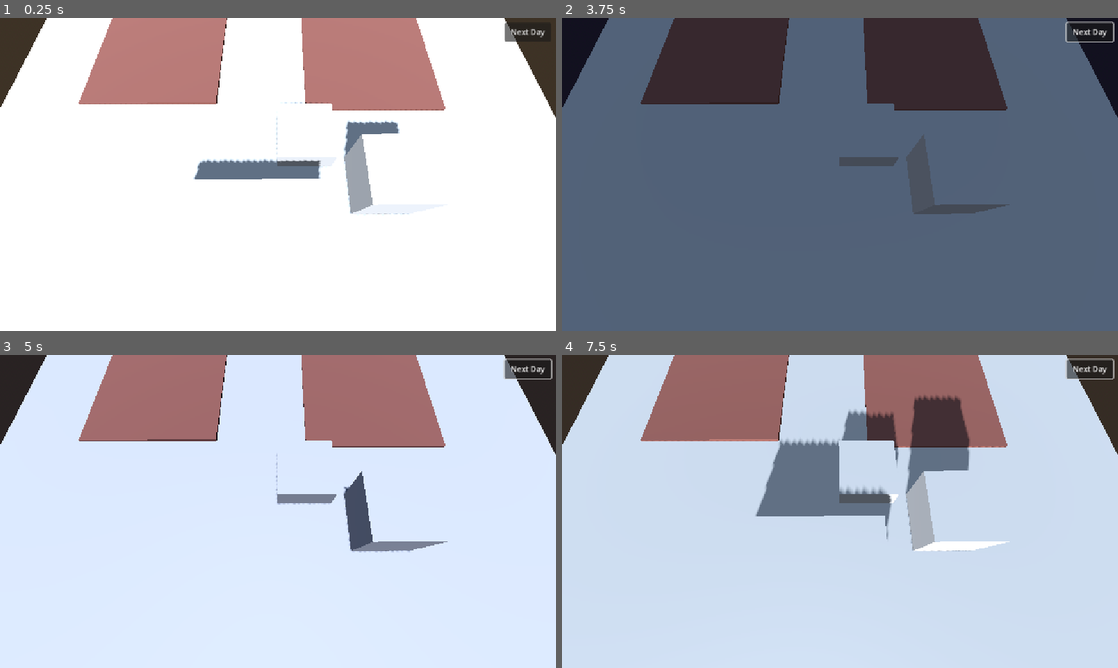
Above: before the commit, frames 1-4 (two rows, left to right).
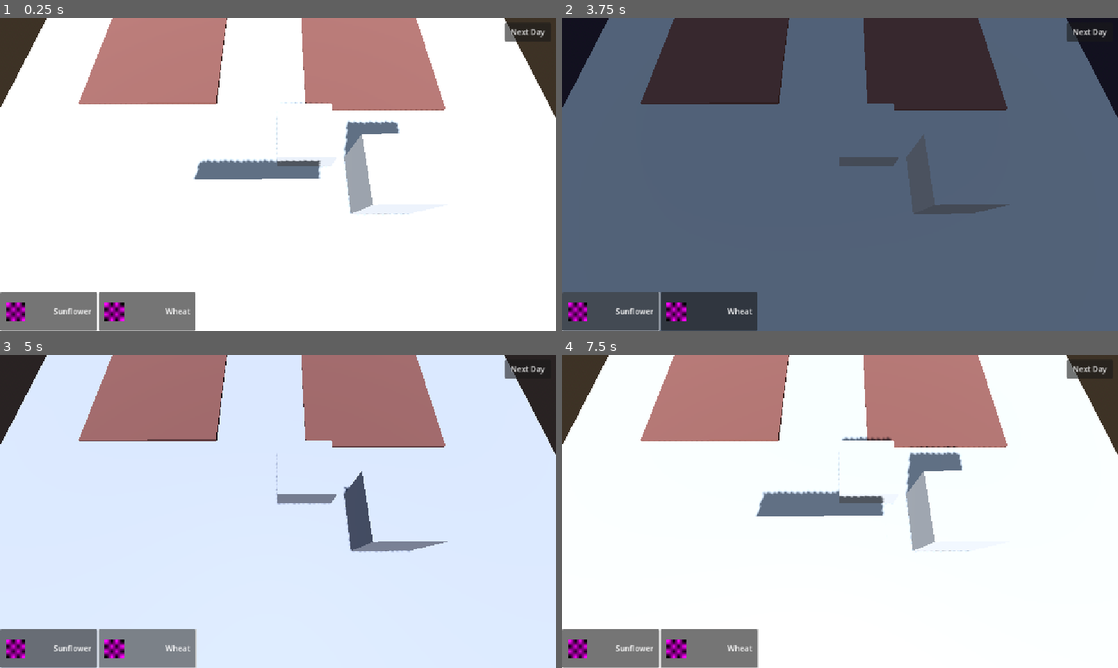
Above: after the commit, the same moments.

Repository: ToBinio/secrets-of-soil
Game: Godot game, scene res://scenes/main.tscn
Same seed, same stepped clock (60 frames per second), same inputs: the game is played once before the commit and once after it.
Inputs (mouse positions are in pixels of both pictures, inside the frame that each line leads up to):
- Up to frame 1 (0.25 s): no input
- Up to frame 2 (3.75 s): click (612, 312) at 0.5 s, where only the run after the commit has a clickable "Sunflower"; click (706, 312) at 1.25 s, where only the run after the commit has a clickable "Wheat"; click "Next Day" at 2 s; click "Next Day" at 2.75 s; click (612, 312) at 3.5 s, where only the run after the commit has a clickable "Sunflower"
- Up to frame 3 (5 s): click (144, 649) at 4.25 s, where only the run after the commit has a clickable "Wheat"
- Up to frame 4 (7.5 s): click "Next Day" at 5 s; click (612, 649) at 5.75 s, where only the run after the commit has a clickable "Sunflower"; click (706, 649) at 6.5 s, where only the run after the commit has a clickable "Wheat"; tap Enter at 7.25 s; move the mouse to (962, 495) at 7.27 s; click (962, 495) at 7.42 s

The runs differ from the first frame. In frame 1, 4.3% of the frame differs, in the area x 0-36%, y 87-100%; in frame 2, 4.5%; in frame 3, 4.5%; in frame 4, 94%, in the area x 0-100%, y 0-100%.

Commit message:
make it possible to select a plant to place

Diff:
--- a/project.godot
+++ b/project.godot
@@ -17,12 +17,22 @@
 
 [autoload]
 
-Global="*res://scripts/autoloads/global.gd"
+Global="*res://scenes/autoloads/global.tscn"
 
 [display]
 
 window/stretch/mode="canvas_items"
 
+[file_customization]
+
+folder_colors={
+"res://assets/": "green",
+"res://assets/plants/": "teal",
+"res://scenes/": "purple",
+"res://scenes/plants/": "blue",
+"res://scripts/": "red"
+}
+
 [rendering]
 
 renderer/rendering_method="gl_compatibility"
--- /dev/null
+++ b/scenes/autoloads/global.tscn
@@ -0,0 +1,15 @@
+[gd_scene load_steps=7 format=3 uid="uid://bybivuxciy03"]
+
+[ext_resource type="Script" uid="uid://csdy82sgjaft3" path="res://scripts/autoloads/global.gd" id="1_fg6a1"]
+[ext_resource type="Script" uid="uid://c2qk2325ok2gv" path="res://scripts/resources/plant_resource.gd" id="2_vskmb"]
+[ext_resource type="Resource" uid="uid://c85nr0tqy0565" path="res://scripts/resources/plants/sunflower.tres" id="3_c7w40"]
+[ext_resource type="Resource" uid="uid://dl5fl0mgy1sor" path="res://scripts/resources/plants/wheat.tres" id="4_ew72y"]
+[ext_resource type="PackedScene" uid="uid://bfvklom7mvg26" path="res://scenes/plants/sunflower.tscn" id="4_j540c"]
+[ext_resource type="PackedScene" uid="uid://kukoxvnrq6e5" path="res://scenes/plants/wheat.tscn" id="6_uckhh"]
+
+[node name="Global" type="Node"]
+script = ExtResource("1_fg6a1")
+plants = Dictionary[ExtResource("2_vskmb"), PackedScene]({
+ExtResource("3_c7w40"): ExtResource("4_j540c"),
+ExtResource("4_ew72y"): ExtResource("6_uckhh")
+})
--- a/scenes/main.tscn
+++ b/scenes/main.tscn
@@ -1,10 +1,11 @@
-[gd_scene load_steps=12 format=3 uid="uid://c4l41075qhjsw"]
+[gd_scene load_steps=13 format=3 uid="uid://c4l41075qhjsw"]
 
 [ext_resource type="Script" uid="uid://ck4nxaeidpcxl" path="res://scripts/camera.gd" id="1_0wfyh"]
 [ext_resource type="PackedScene" uid="uid://22wsbw7e8njp" path="res://scenes/world.tscn" id="1_o5qli"]
 [ext_resource type="Script" uid="uid://c41htxxbt565f" path="res://scripts/environment.gd" id="1_tbgi4"]
-[ext_resource type="Script" uid="uid://cb4ftraq7hg1l" path="res://scripts/next_day.gd" id="2_jyhfs"]
-[ext_resource type="PackedScene" uid="uid://cec3esephtkpq" path="res://scenes/info.tscn" id="3_sugp2"]
+[ext_resource type="Script" uid="uid://cb4ftraq7hg1l" path="res://scripts/ui/next_day.gd" id="2_jyhfs"]
+[ext_resource type="PackedScene" uid="uid://cec3esephtkpq" path="res://scenes/ui/info.tscn" id="3_sugp2"]
+[ext_resource type="PackedScene" uid="uid://cheyy73j6p542" path="res://scenes/ui/plant_list.tscn" id="4_tefeu"]
 
 [sub_resource type="Animation" id="Animation_sugp2"]
 resource_name = "DayNightCycle"
@@ -192,6 +193,8 @@
 
 [node name="Info" parent="Ui" instance=ExtResource("3_sugp2")]
 
+[node name="PlantSelector" parent="Ui" instance=ExtResource("4_tefeu")]
+
 [node name="Camera3D" type="Camera3D" parent="."]
 transform = Transform3D(1, 0, 0, 0, 0.32608, 0.945342, 0, -0.945342, 0.32608, 0.131146, 6.20349, 7.31348)
 script = ExtResource("1_0wfyh")
--- a/scenes/info.tscn
+++ b/scenes/ui/info.tscn
@@ -1,6 +1,6 @@
 [gd_scene load_steps=7 format=3 uid="uid://cec3esephtkpq"]
 
-[ext_resource type="Script" uid="uid://rv4c16td201r" path="res://scenes/info.gd" id="1_6cmwp"]
+[ext_resource type="Script" uid="uid://rv4c16td201r" path="res://scripts/ui/info.gd" id="1_6cmwp"]
 
 [sub_resource type="Animation" id="Animation_kin2u"]
 length = 0.001
--- /dev/null
+++ b/scenes/ui/plant_list.tscn
@@ -0,0 +1,31 @@
+[gd_scene load_steps=3 format=3 uid="uid://cheyy73j6p542"]
+
+[ext_resource type="Script" uid="uid://dc2jotto6mjxq" path="res://scripts/ui/plant_list.gd" id="1_n7jw7"]
+[ext_resource type="PackedScene" uid="uid://drq48tovhsxqs" path="res://scenes/ui/plant_selection.tscn" id="2_ryk2w"]
+
+[node name="PlantList" type="Control"]
+layout_mode = 3
+anchors_preset = 15
+anchor_right = 1.0
+anchor_bottom = 1.0
+grow_horizontal = 2
+grow_vertical = 2
+mouse_filter = 2
+script = ExtResource("1_n7jw7")
+plant_container = ExtResource("2_ryk2w")
+
+[node name="ScrollContainer" type="ScrollContainer" parent="."]
+layout_mode = 1
+anchors_preset = 12
+anchor_top = 1.0
+anchor_right = 1.0
+anchor_bottom = 1.0
+offset_top = -81.0
+offset_bottom = -1.0
+grow_horizontal = 2
+grow_vertical = 0
+
+[node name="HBoxContainer" type="HBoxContainer" parent="ScrollContainer"]
+layout_mode = 2
+size_flags_horizontal = 3
+size_flags_vertical = 3
--- /dev/null
+++ b/scenes/ui/plant_selection.tscn
@@ -0,0 +1,39 @@
+[gd_scene load_steps=3 format=3 uid="uid://drq48tovhsxqs"]
+
+[ext_resource type="Script" uid="uid://ihbn2sth3yml" path="res://scripts/ui/plant_selection.gd" id="1_i7dau"]
+
+[sub_resource type="PlaceholderTexture2D" id="PlaceholderTexture2D_q1j3t"]
+
+[node name="Panel" type="Button"]
+custom_minimum_size = Vector2(200, 80)
+script = ExtResource("1_i7dau")
+
+[node name="TextureRect" type="TextureRect" parent="."]
+layout_mode = 1
+anchors_preset = 4
+anchor_top = 0.5
+anchor_bottom = 0.5
+offset_left = 12.0
+offset_top = -19.5
+offset_right = 52.0
+offset_bottom = 20.5
+grow_vertical = 2
+texture = SubResource("PlaceholderTexture2D_q1j3t")
+
+[node name="Label" type="Label" parent="."]
+layout_mode = 1
+anchors_preset = 6
+anchor_left = 1.0
+anchor_top = 0.5
+anchor_right = 1.0
+anchor_bottom = 0.5
+offset_left = -111.0
+offset_top = -11.5
+offset_right = -11.0
+offset_bottom = 11.5
+grow_horizontal = 0
+grow_vertical = 2
+text = "Plant name"
+horizontal_alignment = 2
+
+[connection signal="pressed" from="." to="." method="_on_pressed"]
--- a/scenes/world.tscn
+++ b/scenes/world.tscn
@@ -1,8 +1,6 @@
-[gd_scene load_steps=4 format=3 uid="uid://22wsbw7e8njp"]
+[gd_scene load_steps=2 format=3 uid="uid://22wsbw7e8njp"]
 
 [ext_resource type="PackedScene" uid="uid://dpg1chidhkvy3" path="res://scenes/field.tscn" id="1_nnsk1"]
-[ext_resource type="PackedScene" uid="uid://bfvklom7mvg26" path="res://scenes/plants/sunflower.tscn" id="2_4wyf3"]
-[ext_resource type="PackedScene" uid="uid://kukoxvnrq6e5" path="res://scenes/plants/wheat.tscn" id="2_rwgxs"]
 
 [node name="World" type="Node3D"]
 
@@ -24,10 +22,8 @@
 
 [node name="WettField" parent="." instance=ExtResource("1_nnsk1")]
 transform = Transform3D(1, 0, 0, 0, 1, 0, 0, 0, 1, 3.62593, 0, 0.209657)
-scene = ExtResource("2_4wyf3")
 water_level = 1.0
 
 [node name="DryField" parent="." instance=ExtResource("1_nnsk1")]
 transform = Transform3D(0.999967, -0.00658729, -0.00470822, 0.00660634, 0.99997, 0.00404536, 0.00468144, -0.00407632, 0.999981, -4.61696, 2.38419e-07, -0.0732009)
-scene = ExtResource("2_rwgxs")
 water_level = 0.5
--- a/scripts/autoloads/global.gd
+++ b/scripts/autoloads/global.gd
@@ -2,9 +2,18 @@
 
 signal on_plant_show(plant: PlantResource)
 signal on_next_day(plant: PlantResource)
+
+@export var plants: Dictionary[PlantResource, PackedScene] = {}
+var selected_plant: PlantResource
 
 func show_plant(plant: PlantResource):
 	on_plant_show.emit(plant)
 
 func next_day():
 	on_next_day.emit()
+
+func all_plants() -> Array[PlantResource]:
+	return plants.keys()
+
+func get_scene_for_plant(plant: PlantResource) -> PackedScene:
+	return plants[plant]
--- a/scripts/field.gd
+++ b/scripts/field.gd
@@ -1,12 +1,17 @@
 extends Node3D
 class_name Field
 
-@export var scene: PackedScene
 @export_range(0, 1) var water_level: float
 
 func _on_area_3d_input_event(_camera: Node, event: InputEvent, event_position: Vector3, _normal: Vector3, _shape_idx: int) -> void:
 	if event is InputEventMouseButton && event.is_pressed() && event.button_index == MOUSE_BUTTON_LEFT:
-		var plant_instance = scene.instantiate() as Plant
+
+		if !Global.selected_plant:
+			return
+
+		var plant_scene = Global.get_scene_for_plant(Global.selected_plant)
+		var plant_instance = plant_scene.instantiate() as Plant
+
 		plant_instance.field = self
 		add_child(plant_instance)
 
--- /dev/null
+++ b/scripts/ui/plant_list.gd
@@ -0,0 +1,12 @@
+extends Control
+
+@export var plant_container: PackedScene
+
+@onready var plant_box: HBoxContainer = $ScrollContainer/HBoxContainer
+
+func _ready() -> void:
+	for plant in Global.all_plants():
+		var container = plant_container.instantiate()
+		container.plant = plant
+
+		plant_box.add_child(container)
--- /dev/null
+++ b/scripts/ui/plant_selection.gd
@@ -0,0 +1,11 @@
+extends Button
+
+var plant: PlantResource
+
+@onready var label: Label = $Label
+
+func _ready() -> void:
+	label.text = plant.name
+
+func _on_pressed() -> void:
+	Global.selected_plant = plant
Renamed: scenes/info.gd -> scripts/ui/info.gd
Renamed: scenes/info.gd.uid -> scripts/ui/info.gd.uid
Renamed: scripts/next_day.gd -> scripts/ui/next_day.gd
Renamed: scripts/next_day.gd.uid -> scripts/ui/next_day.gd.uid
Not shown, added: scripts/ui/plant_list.gd.uid
Not shown, added: scripts/ui/plant_selection.gd.uid
